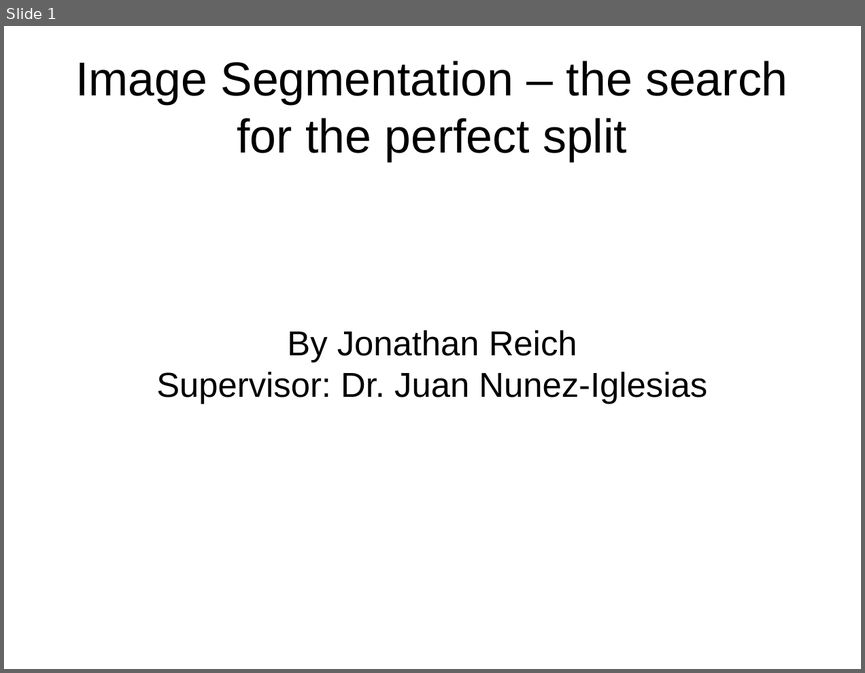
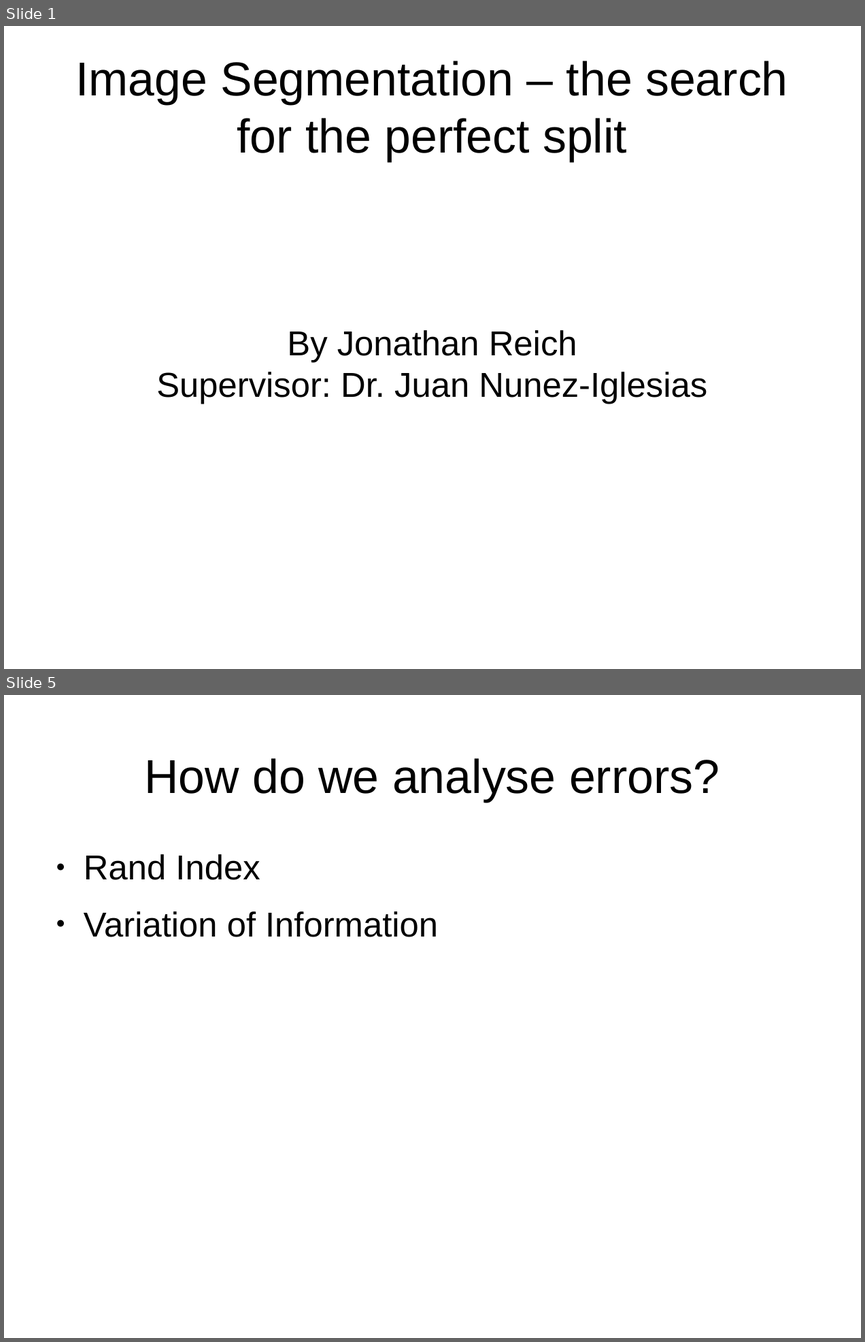
Before and after one commit to JohnnyTeutonic/view_all, a slide deck: Segmentation_Presentation.odp. Shown one above the other, each under a label of ours: slide 1 before the commit, slides 1 and 5 after it; the slides between them are not shown. The pictures are 865x673 and 865x1342 pixels, drawn with LibreOffice and Linux fonts; fonts in the diff are those of the drawing. Boxes give left, top, right and bottom in pixels: in the first picture for what was removed or moved away, otherwise in the second. Text is boxed around its words. In the diff, an @@ line names an element or a change of style, - is before the commit and + after.

```diff
--- a/Segmentation_Presentation.odp
+++ b/Segmentation_Presentation.odp
@@ slide 5 added at (x1=4, y1=695, x2=861, y2=1338), background #FFFFFF @@
@@ title added at (x1=144, y1=758, x2=719, y2=802), 44 pt, text #000000 @@
+How do we analyse errors?
@@ text added at (x1=84, y1=854, x2=438, y2=937), 32 pt, text #000000 @@
+● Rand Index
+● Variation of Information
```
Also in this commit, not shown: 8 other slides added, 2 slides removed.
